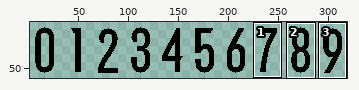
Pixel-art file: project/resources/texture/text_num.aseprite. Above: a wide view before the commit, with the close-up outlined.
Close-up. Before the edit:
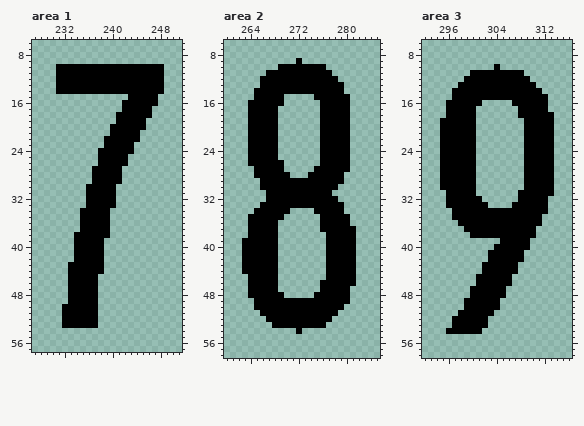
320x64 pixels, 1 frame. Shown: area 1: x 227..251, y 6..57; area 2: x 260..285, y 6..58; area 3: x 292..316, y 6..58. The wide view leaves out empty margins. The commit also changed other parts of the picture, which this record leaves out.
New version:
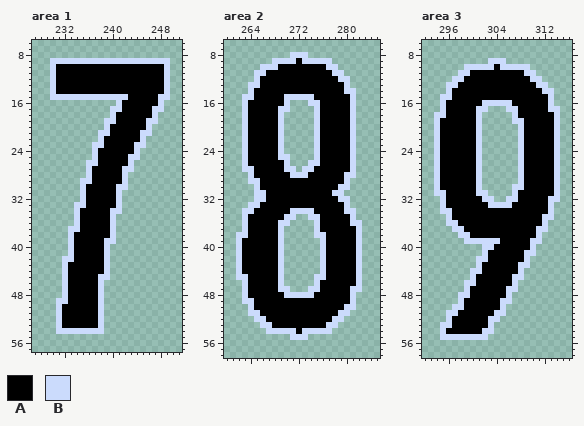
Palette (. is transparent): A #000000  B #cbdbfc
Change:
Changed rows in their new state; - is an unchanged pixel.
Area 1:
first column x 230:
 9 BBBBBBBBBBBBBBBBBBBB
10 B------------------B
11 B------------------B
12 B------------------B
13 B------------------B
14 B------------------B
15 BBBBBBBBBBBBB-----BB
16 -----------B------B-
17 ----------BB-----BB-
18 ----------B------B--
19 ---------BB-----BB--
20 ---------B------B---
21 --------BB-----BB---
22 --------B------B----
23 -------BB-----BB----
24 -------B------B-----
25 -------B-----BB-----
26 ------BB-----B------
27 ------B-----BB------
28 ------B-----B-------
29 -----BB-----B-------
30 -----B-----BB-------
31 -----B-----B--------
32 -----B-----B--------
33 ----BB-----B--------
34 ----B-----BB--------
35 ----B-----B---------
36 ----B-----B---------
37 ---BB-----B---------
38 ---B------B---------
39 ---B-----BB---------
40 ---B-----B----------
41 ---B-----B----------
42 --BB-----B----------
43 --B------B----------
44 --B------B----------
45 --B-----BB----------
46 --B-----B-----------
47 --B-----B-----------
48 --B-----B-----------
49 -BB-----B-----------
50 -B------B-----------
51 -B------B-----------
52 -B------B-----------
53 -B------B-----------
54 -BBBBBBBB-----------
Area 2:
first column x 262:
 8 ---------BBB---------
 9 ------BBBB-BBBBB-----
10 ----BBB--------BB----
11 ---BB-----------BB---
12 ---B-------------BB--
13 --BB--------------B--
14 --B---------------BB-
15 -BB-----BBBBB------B-
16 -B------B---BB-----B-
17 -B-----BB----B-----B-
18 -B-----B-----B-----B-
19 -B-----B-----B-----B-
20 -B-----B-----B-----B-
21 -B-----B-----B-----B-
22 -B-----B-----B-----B-
23 -B-----B-----B-----B-
24 -B-----B-----B-----B-
25 -B-----BB----B-----B-
26 -B------B---BB-----B-
27 -BB-----BB-BB------B-
28 --B------BBB------BB-
29 --BB--------------B--
30 ---B-------------BB--
31 ---BB-----------BB---
32 ---BB------------BB--
33 --BB--------------B--
34 -BB------BBBB-----BB-
35 -B------BB--BB-----B-
36 -B-----BB----B-----BB
37 -B-----B-----B------B
38 BB-----B-----BB-----B
39 B------B------B-----B
40 B------B------B-----B
41 B------B------B-----B
42 B------B------B-----B
43 B------B------B-----B
44 B------B------B-----B
45 BB-----B-----BB-----B
46 -B-----B-----B------B
47 -B-----BB---BB-----BB
48 -B------BBBBB------B-
49 -BB----------------B-
50 --B---------------BB-
51 --BB-------------BB--
52 ---BB-----------BB---
53 ----BB---------BB----
54 -----BBBBB-BBBBB-----
55 ---------BBB---------
Area 3:
first column x 294:
 9 ---------BBB---------
10 -----BBBBB-BBBBB-----
11 ----BB---------BB----
12 ---BB-----------BB---
13 --BB-------------BB--
14 --B---------------BB-
15 -BB----------------B-
16 -B------BBBBB------B-
17 -B-----BB---BB-----BB
18 BB-----B-----B------B
19 B------B-----BB-----B
20 B------B------B-----B
21 B------B------B-----B
22 B------B------B-----B
23 B------B------B-----B
24 B------B------B-----B
25 B------B------B-----B
26 B------B------B-----B
27 B------B------B-----B
28 B------B------B-----B
29 B------B------B-----B
30 B------B-----BB-----B
31 BB-----BB----B------B
32 -B------BB--BB-----BB
33 -B-------BBBB------B-
34 -BB----------------B-
35 --B---------------BB-
36 --BB--------------B--
37 ---BB------------BB--
38 ----BB-----------B---
39 -----BBBBBB-----BB---
40 --------BB------B----
41 --------B------BB----
42 -------BB------B-----
43 -------B------BB-----
44 ------BB------B------
45 ------B------BB------
46 -----BB------B-------
47 -----B------BB-------
48 ----BB------B--------
49 ----B------BB--------
50 ---BB------B---------
51 --BB------BB---------
52 --B------BB----------
53 -BB------B-----------
54 -B------BB-----------
55 -BBBBBBBB------------
Boxes around the changes in both close-ups, in picture pixels (x1, y1, x2, y2):
added: (50, 58, 170, 334)
added: (236, 52, 362, 340)
added: (434, 58, 560, 340)
